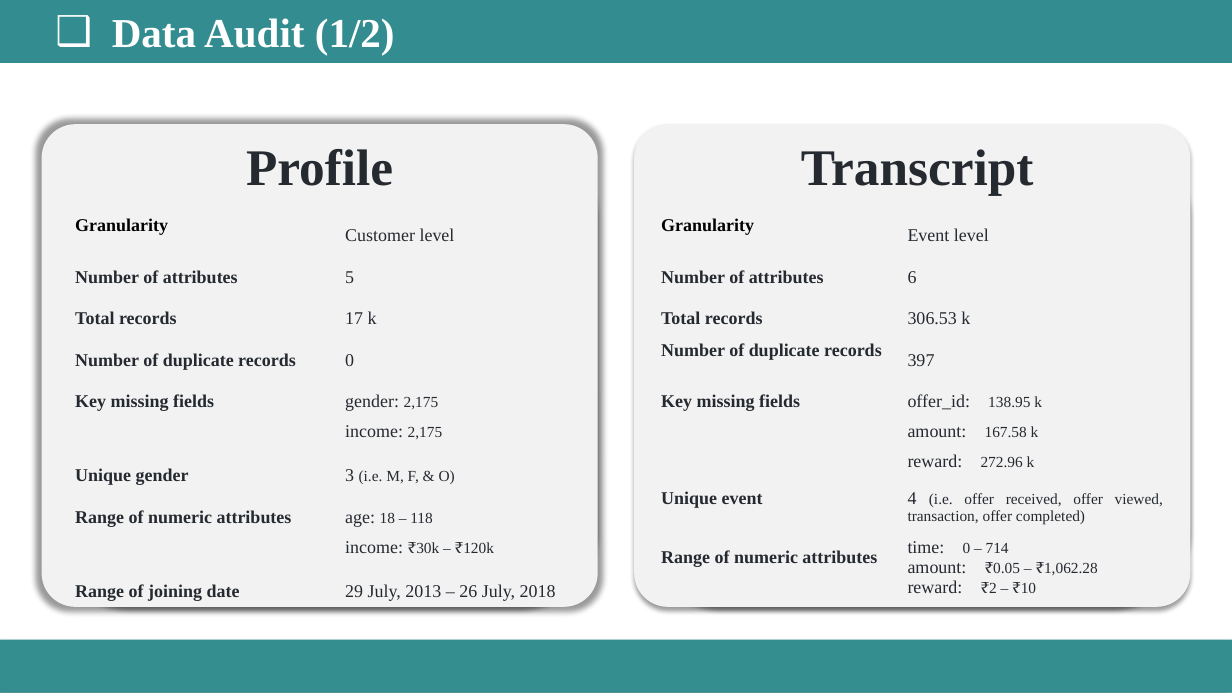
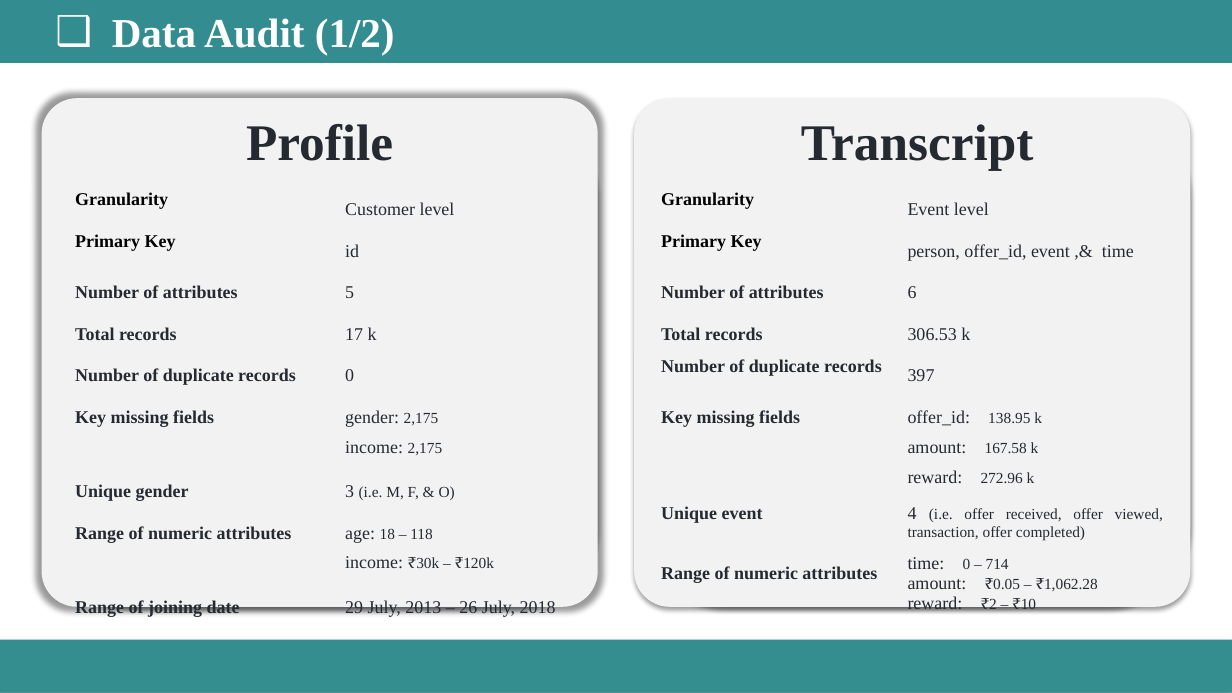
Before and after one commit to Dipesh-Ydv/Starbucks-Analysis, a slide deck: slide 13 of Starbucks_Analysis_Presentation.pptx. Drawn at 1232x693 pixels with LibreOffice and Linux fonts; fonts in the diff are those of the drawing. Boxes give left, top, right and bottom in pixels: in the first picture for what was removed or moved away, otherwise in the second. Text is boxed around its words. In the diff, an @@ line names an element or a change of style, - is before the commit and + after.

```diff
--- a/Starbucks_Analysis_Presentation.pptx
+++ b/Starbucks_Analysis_Presentation.pptx
@@ rounded rectangle resized from (x1=42, y1=124, x2=598, y2=606) to (x1=42, y1=98, x2=598, y2=606) @@
@@ rounded rectangle resized from (x1=52, y1=138, x2=598, y2=606) to (x1=52, y1=113, x2=598, y2=607) @@
@@ text "Profile" moved from (x1=246, y1=149, x2=393, y2=186) to (x1=246, y1=124, x2=393, y2=161) @@
@@ rounded rectangle resized from (x1=634, y1=124, x2=1190, y2=606) to (x1=634, y1=98, x2=1190, y2=606) @@
@@ rounded rectangle resized from (x1=644, y1=138, x2=1190, y2=606) to (x1=644, y1=113, x2=1190, y2=607) @@
@@ text "Transcript" moved from (x1=801, y1=149, x2=1034, y2=196) to (x1=801, y1=124, x2=1034, y2=170) @@
@@ table at (x1=66, y1=185, x2=573, y2=621) @@
+row 2: Primary Key | id
@@ table resized from (x1=66, y1=211, x2=573, y2=605) to (x1=66, y1=185, x2=573, y2=621) @@
@@ table at (x1=653, y1=185, x2=1174, y2=616) @@
+row 2: Primary Key | person, offer_id, event ,& time
@@ table resized from (x1=653, y1=211, x2=1174, y2=597) to (x1=653, y1=185, x2=1174, y2=616) @@
```
Also in this commit, not shown: 3 other slides changed, 4 slides added, 6 other files.
